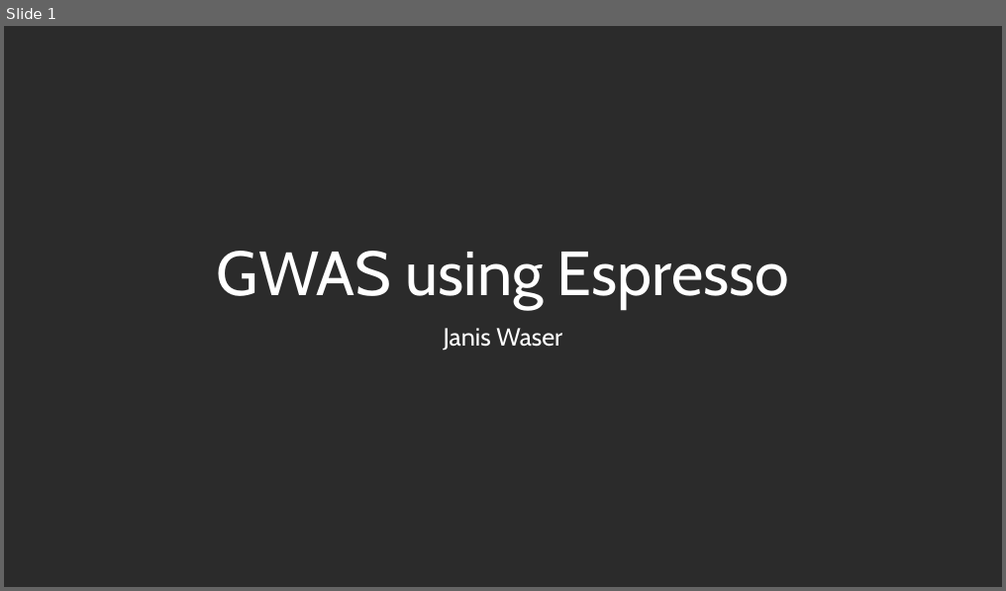
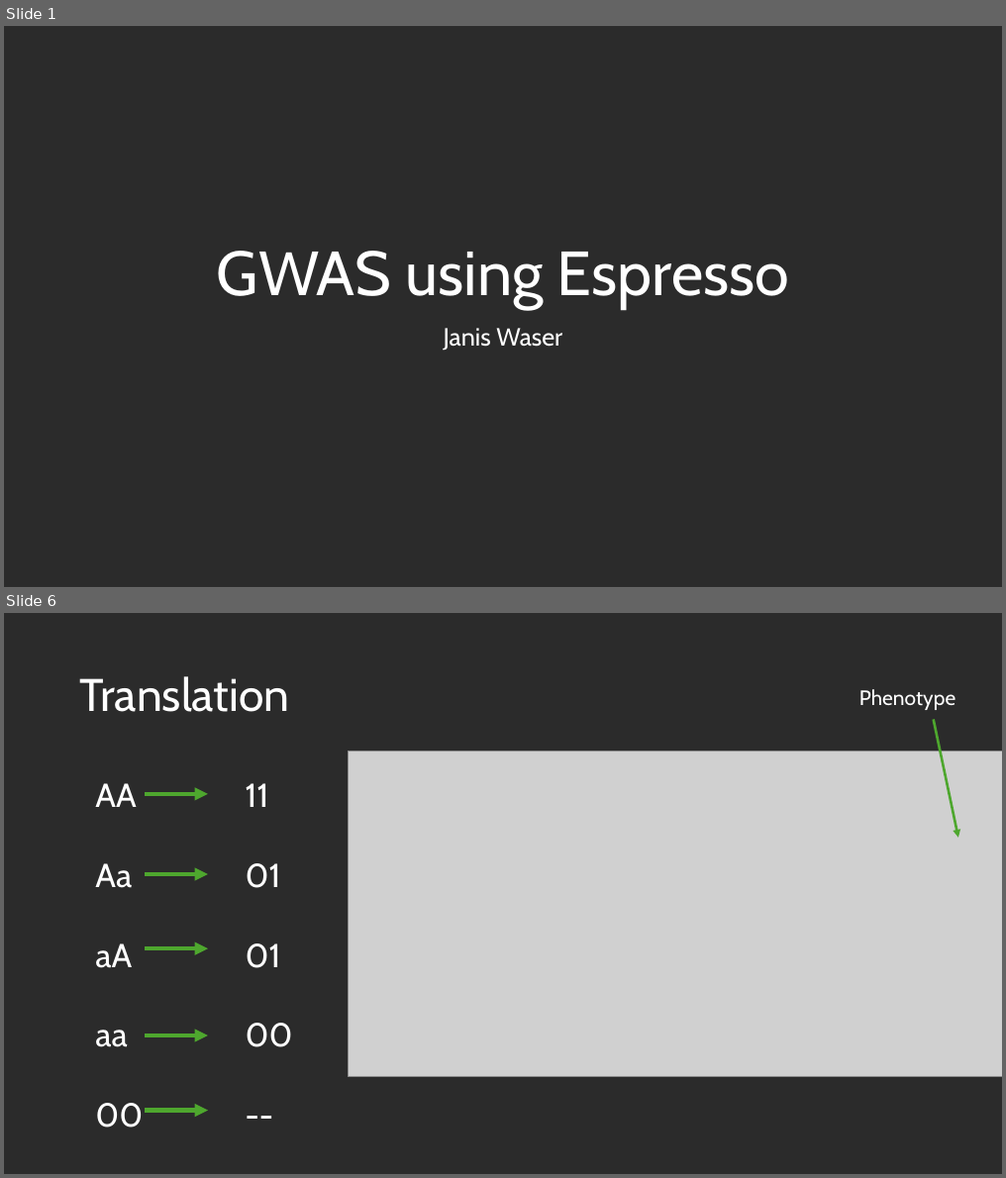
Before and after one commit to us-ja/GWAS_Internship_2025, a slide deck: Presentation/End_of_internship.pptx. Shown one above the other, each under a label of ours: slide 1 before the commit, slides 1 and 6 after it; the slides between them are not shown. The pictures are 1006x591 and 1006x1178 pixels, drawn with LibreOffice and Linux fonts; fonts in the diff are those of the drawing; grey boxes stand for pictures; background and template pictures are left out; a plain dark background stands for a picture behind light text. Boxes give left, top, right and bottom in pixels: in the first picture for what was removed or moved away, otherwise in the second. Text is boxed around its words. In the diff, an @@ line names an element or a change of style, - is before the commit and + after.

```diff
--- a/Presentation/End_of_internship.pptx
+++ b/Presentation/End_of_internship.pptx
@@ slide 6 added at <box>4,613,1002,1174</box>, background picture (left out) @@
@@ title added at <box>80,676,289,712</box>, 44 pt, text #FFFFFF @@
+Translation
@@ text added at <box>859,689,955,710</box>, 20 pt, text #FFFFFF @@
+Phenotype
@@ arrow added from (934, 719) to (958, 838), #4EA72E 2.5 pt @@
@@ picture added at <box>348,752,1002,1076</box> @@
@@ group added at <box>95,783,293,1128</box>: 5 arrows, 1 text @@
+AA 11
+Aa 01
+aA 01
+aa 00
+00 --
```
Also in this commit, not shown: 5 slides changed, 2 other slides added, 2 slides removed.
